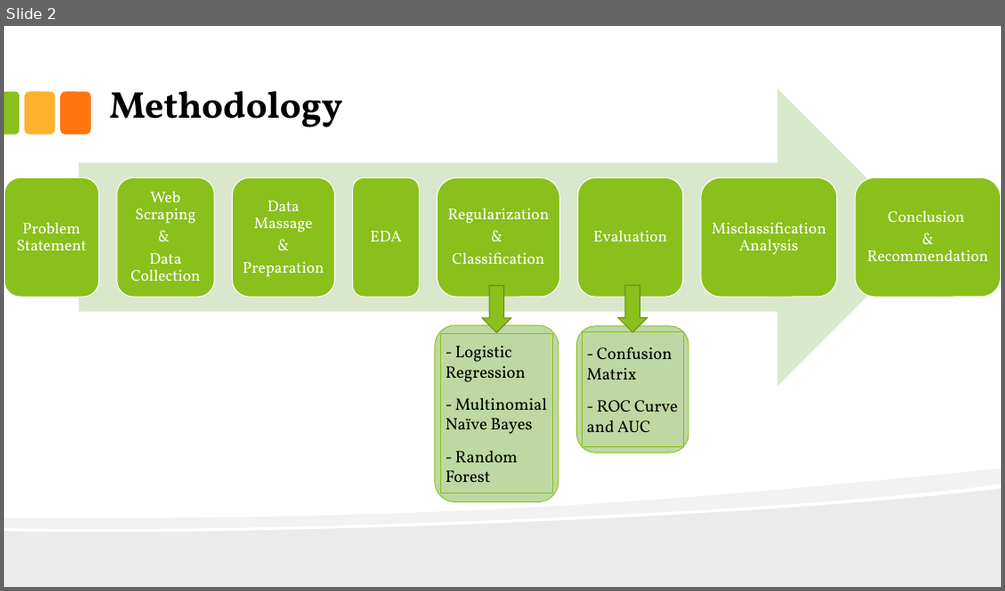
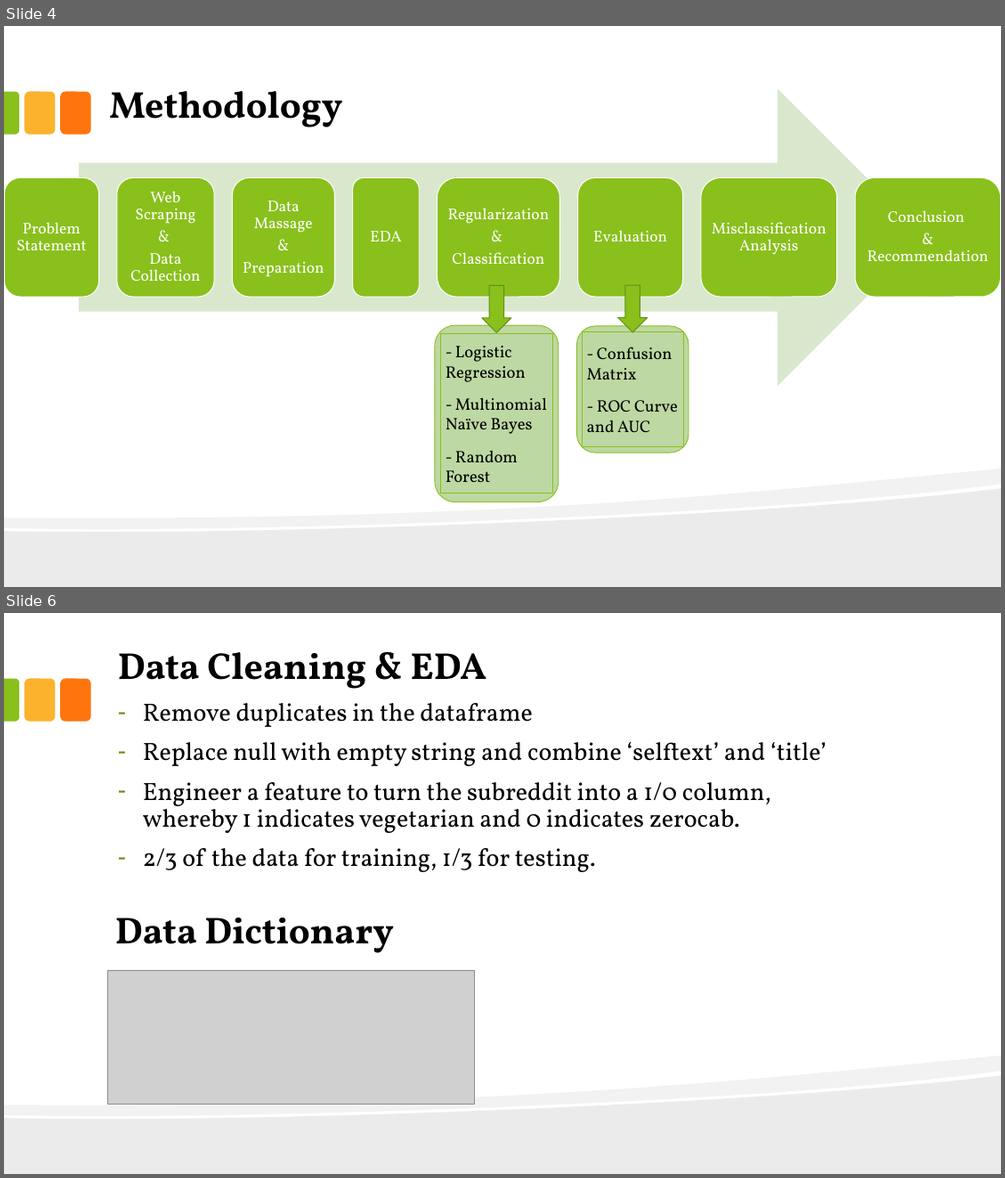
Before and after one commit to JackFongNew/dsiprojects, a slide deck: Vegetarian and Carnivore Classification/Vegetarian and Carnivore Classification.pptx. Shown one above the other, each under a label of ours: slide 2 before the commit, slides 4 and 6 after it; the slides between them are not shown. The pictures are 1005x591 and 1005x1178 pixels, drawn with LibreOffice and Linux fonts; fonts in the diff are those of the drawing; grey boxes stand for pictures. Boxes give left, top, right and bottom in pixels: in the first picture for what was removed or moved away, otherwise in the second. Text is boxed around its words. In the diff, an @@ line names an element or a change of style, - is before the commit and + after.

```diff
--- a/Vegetarian and Carnivore Classification/Vegetarian and Carnivore Classification.pptx
+++ b/Vegetarian and Carnivore Classification/Vegetarian and Carnivore Classification.pptx
@@ slide 6 added at box(4, 613, 1001, 1174), background #FFFFFF; not listed: 5 template elements that a slide beside it also shows @@
@@ text added at box(118, 652, 826, 872), 24 pt, text #000000 @@
+Data Cleaning & EDA
+– Remove duplicates in the dataframe
+– Replace null with empty string and combine ‘selftext’ and ‘title’
+– Engineer a feature to turn the subreddit into a 1/0 column, whereby 1 indicates vegetarian and 0 indicates zerocab.
+– 2/3 of the data for training, 1/3 for testing.
@@ text added at box(115, 917, 393, 953), 36 pt, text #000000, bold @@
+Data Dictionary
@@ picture added at box(108, 970, 475, 1103) @@
@@ what was slide 2 is now slide 4 @@
```
Also in this commit, not shown: 10 slides changed, 2 other slides added, 1 slide removed, 1 other file.
